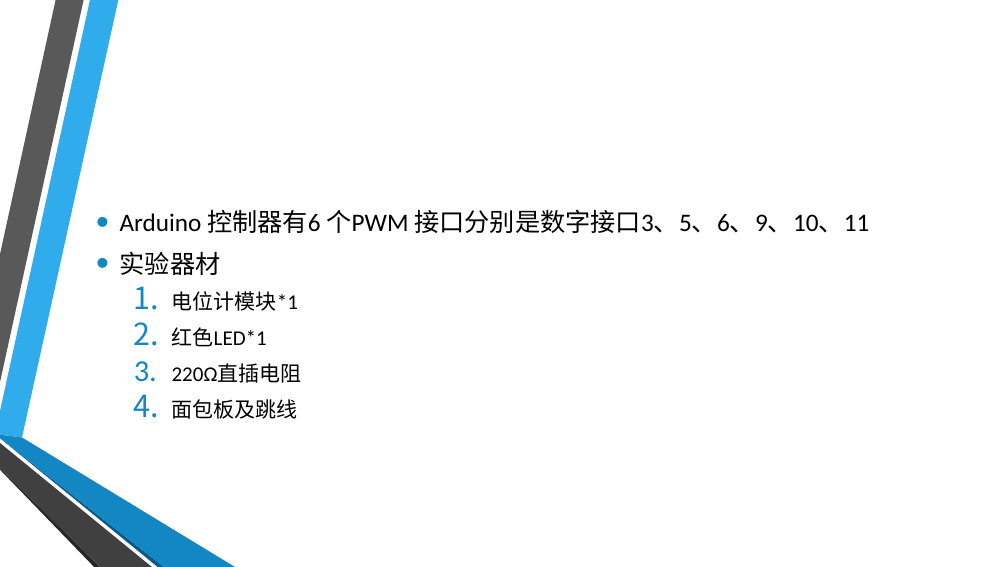
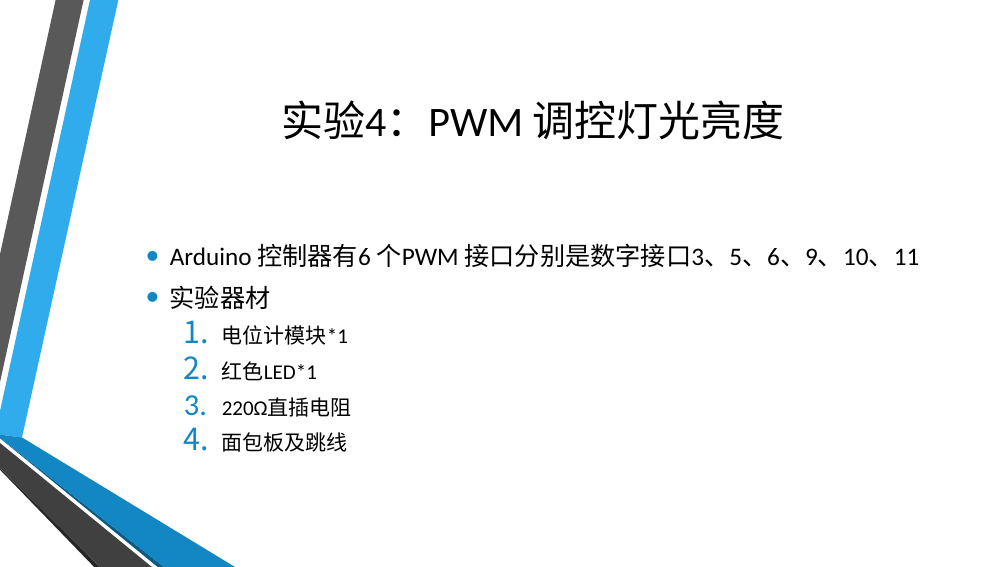
Before and after one commit to coco-hkk/arduino-courses, a slide deck: slide 46 of 1/1.pptx. Drawn at 1008x567 pixels with LibreOffice and Linux fonts; fonts in the diff are those of the drawing; background and template pictures are left out. Boxes give left, top, right and bottom in pixels: in the first picture for what was removed or moved away, otherwise in the second. Text is boxed around its words. In the diff, an @@ line names an element or a change of style, - is before the commit and + after.

```diff
--- a/1/1.pptx
+++ b/1/1.pptx
@@ title added at (281, 100, 785, 140), 40 pt, text #000000 @@
+实验4：PWM 调控灯光亮度
@@ text "Arduino 控制器有6 个PWM 接口分别是数字接口3、5、6、9、10、11": place and size @@
-text "Arduino 控制器有6 个PWM 接口分别是数字接口3、5、6、9、10、11" at (120, 209, 869, 419)
+text "Arduino 控制器有6 个PWM 接口分别是数字接口3、5、6、9、10、11" at (170, 243, 919, 452)
```
Also in this commit, not shown: 1 other slide changed, 1 other file.
